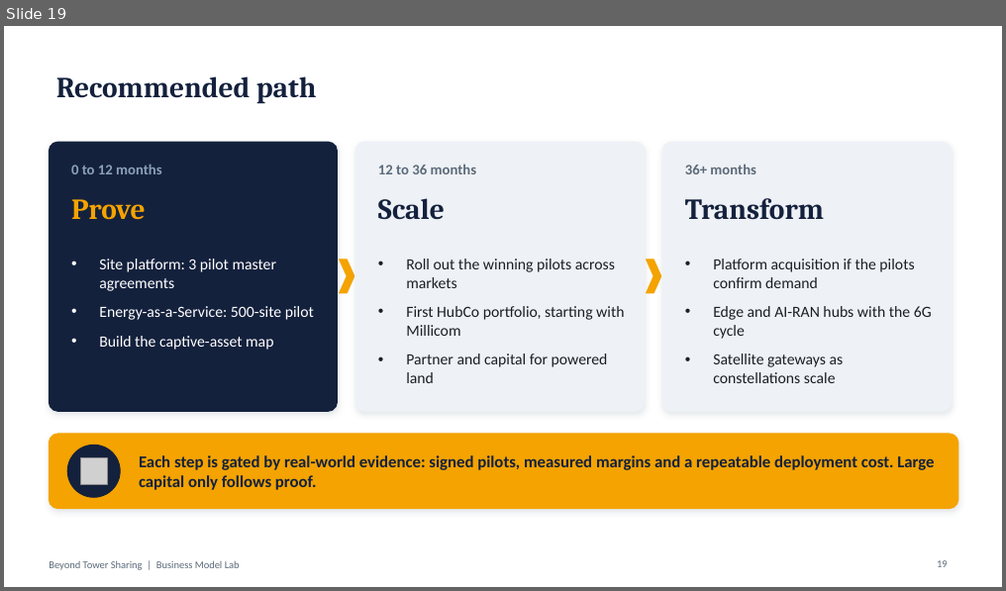
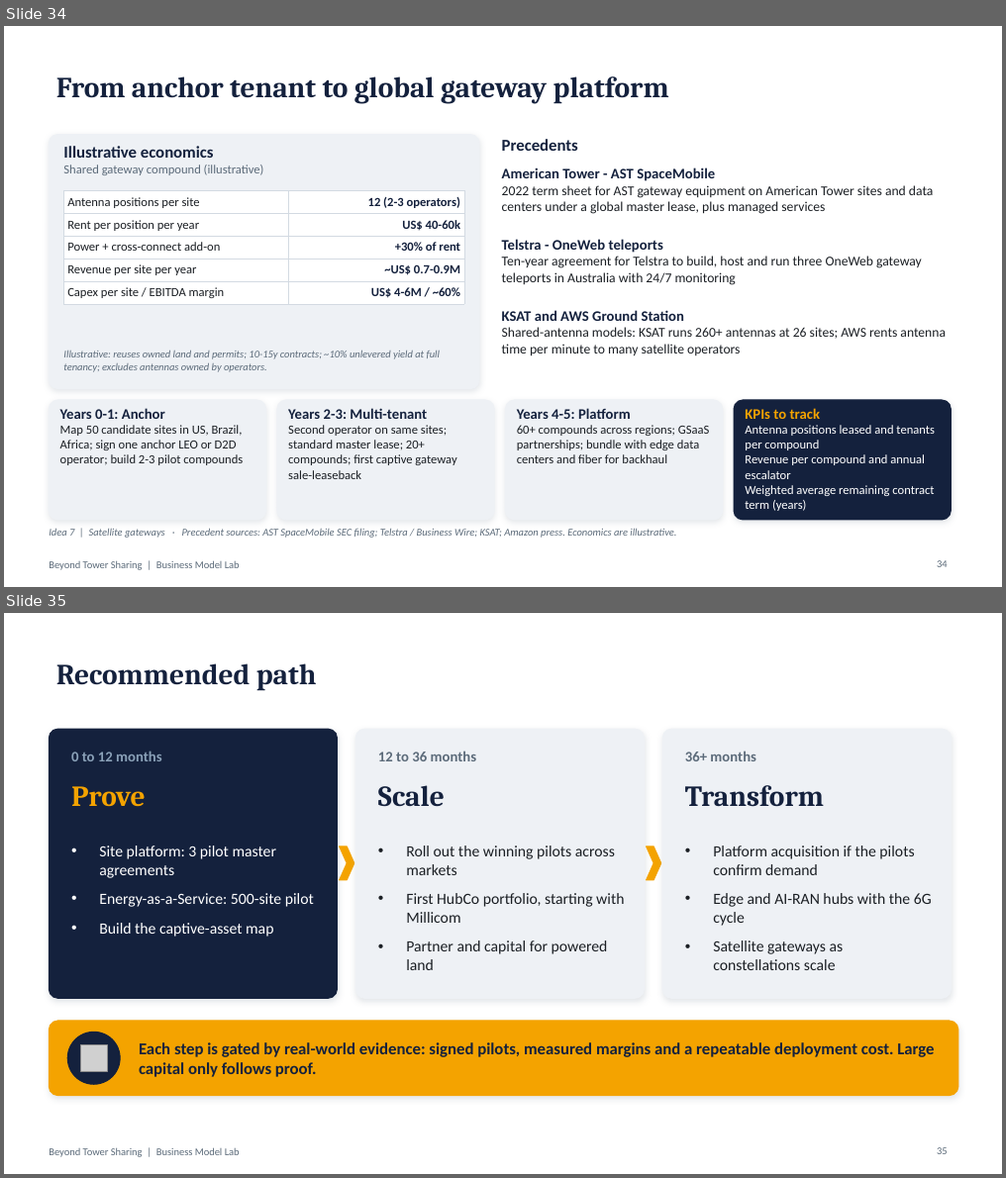
Before and after one commit to caiomperet/Claude-Skills, a slide deck: business-model-lab/saidas/Beyond-Tower-Sharing.pptx. Shown one above the other, each under a label of ours: slide 19 before the commit, slides 34 and 35 after it. The pictures are 1006x591 and 1006x1178 pixels, drawn with LibreOffice and Linux fonts; fonts in the diff are those of the drawing; grey boxes stand for pictures. Boxes give left, top, right and bottom in pixels: in the first picture for what was removed or moved away, otherwise in the second. Text is boxed around its words. In the diff, an @@ line names an element or a change of style, - is before the commit and + after.

```diff
--- a/business-model-lab/saidas/Beyond-Tower-Sharing.pptx
+++ b/business-model-lab/saidas/Beyond-Tower-Sharing.pptx
@@ slide 34 added at [4,26,1002,587], background #FFFFFF; not listed: 1 template element that a slide beside it also shows @@
@@ title added at [56,76,669,103], 28 pt, text #14213D, bold @@
+From anchor tenant to global gateway platform
@@ rounded rectangle added at [49,135,479,389], fill #EEF1F5, outline #EEF1F5 1 pt @@
@@ text added at [502,139,578,151], 16 pt, text #14213D, bold @@
+Precedents
@@ text added at [63,146,264,175], 12 pt, text #5C6B7A @@
+Illustrative economics
+Shared gateway compound (illustrative)
@@ text added at [502,168,933,214], 13 pt, text #1B1F24 @@
+American Tower - AST SpaceMobile
+2022 term sheet for AST gateway equipment on American Tower sites and data centers under a global master lease, plus managed services
@@ table added at [63,190,464,302], 5 rows, 2 columns @@
+Antenna positions per site | 12 (2-3 operators)
+Rent per position per year | US$ 40-60k
+Power + cross-connect add-on | +30% of rent
+Revenue per site per year | ~US$ 0.7-0.9M
+Capex per site / EBITDA margin | US$ 4-6M / ~60%
@@ text added at [502,239,922,285], 13 pt, text #1B1F24 @@
+Telstra - OneWeb teleports
+Ten-year agreement for Telstra to build, host and run three OneWeb gateway teleports in Australia with 24/7 monitoring
@@ text added at [502,310,945,357], 13 pt, text #1B1F24 @@
+KSAT and AWS Ground Station
+Shared-antenna models: KSAT runs 260+ antennas at 26 sites; AWS rents antenna time per minute to many satellite operators
@@ text added at [63,351,440,372], 10 pt, text #5C6B7A, italic @@
+Illustrative: reuses owned land and permits; 10-15y contracts; ~10% unlevered yield at full tenancy; excludes antennas owned by operators.
@@ rounded rectangle added at [49,400,266,520], fill #EEF1F5, outline #EEF1F5 1 pt @@
@@ text added at [60,408,243,466], 12 pt, text #1B1F24 @@
+Years 0-1: Anchor
+Map 50 candidate sites in US, Brazil, Africa; sign one anchor LEO or D2D operator; build 2-3 pilot compounds
@@ rounded rectangle added at [277,400,494,520], fill #EEF1F5, outline #EEF1F5 1 pt @@
@@ text added at [288,408,456,479], 12 pt, text #1B1F24 @@
+Years 2-3: Multi-tenant
+Second operator on same sites; standard master lease; 20+ compounds; first captive gateway sale-leaseback
@@ rounded rectangle added at [506,400,723,520], fill #EEF1F5, outline #EEF1F5 1 pt @@
@@ text added at [517,408,710,464], 12 pt, text #1B1F24 @@
+Years 4-5: Platform
+60+ compounds across regions; GSaaS partnerships; bundle with edge data centers and fiber for backhaul
@@ rounded rectangle added at [734,400,951,520], fill #14213D, outline #14213D 1 pt @@
@@ text added at [745,408,935,511], 12 pt, text #FFFFFF @@
+KPIs to track
+Antenna positions leased and tenants per compound
+Revenue per compound and annual escalator
+Weighted average remaining contract term (years)
@@ text added at [49,528,676,538], 10 pt, text #5C6B7A, italic @@
+Idea 7 | Satellite gateways · Precedent sources: AST SpaceMobile SEC filing; Telstra / Business Wire; KSAT; Amazon press. Economics are illustrative.
@@ page number added at [937,561,947,568], 10 pt, text #5C6B7A @@
+34
@@ what was slide 19 is now slide 35 @@
```
Also in this commit, not shown: 5 slides changed, 21 other slides added, 1 slide removed, 8 other files.
